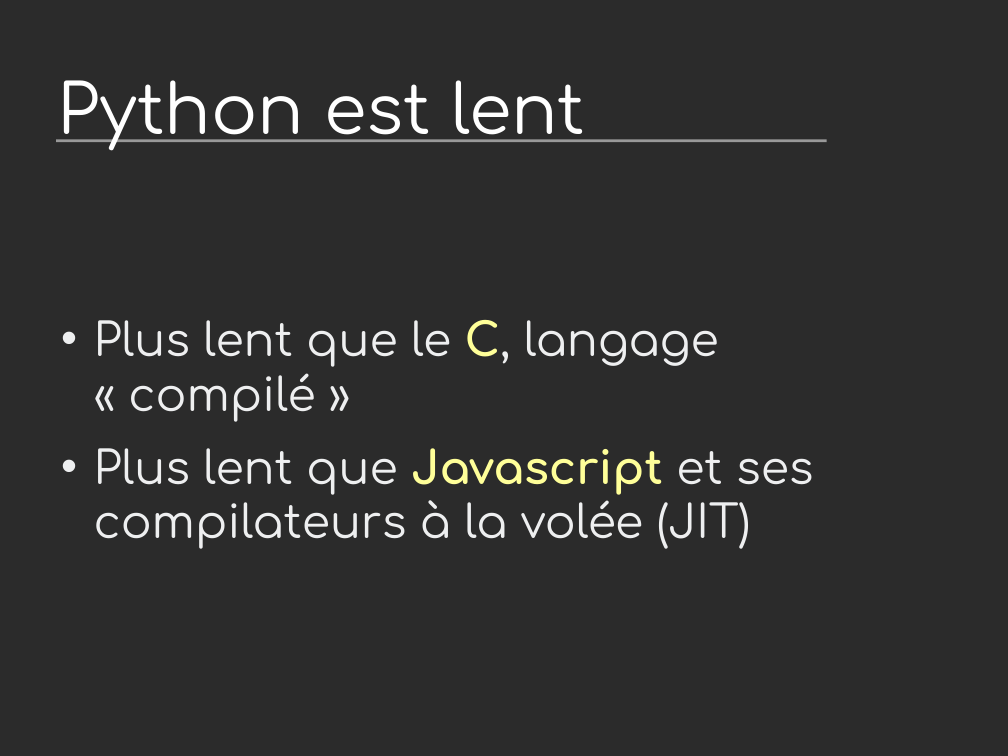
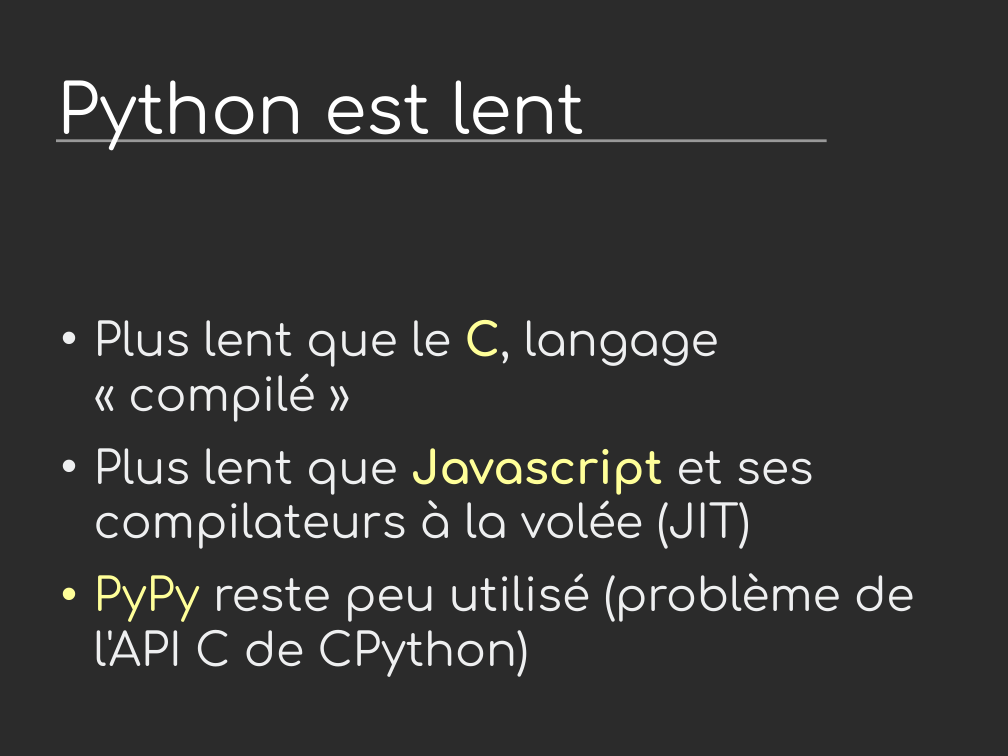
Before and after one commit to vstinner/talks, a slide deck: slide 2 of 2015-dev-var-Toulon/fat_python.odp. Drawn at 1008x756 pixels with LibreOffice and Linux fonts; fonts in the diff are those of the drawing; background and template pictures are left out; a plain dark background stands for a picture behind light text. Boxes give left, top, right and bottom in pixels: in the first picture for what was removed or moved away, otherwise in the second. Text is boxed around its words. In the diff, an @@ line names an element or a change of style, - is before the commit and + after.

Commit message:
FAT Python talk

```diff
--- a/2015-dev-var-Toulon/fat_python.odp
+++ b/2015-dev-var-Toulon/fat_python.odp
@@ text at [94, 573, 914, 677]: paragraph added @@
+• PyPy reste peu utilisé (problème de l'API C de CPython)
```
Also in this commit, not shown: 6 other slides changed, 4 slides added, 1 other file.
